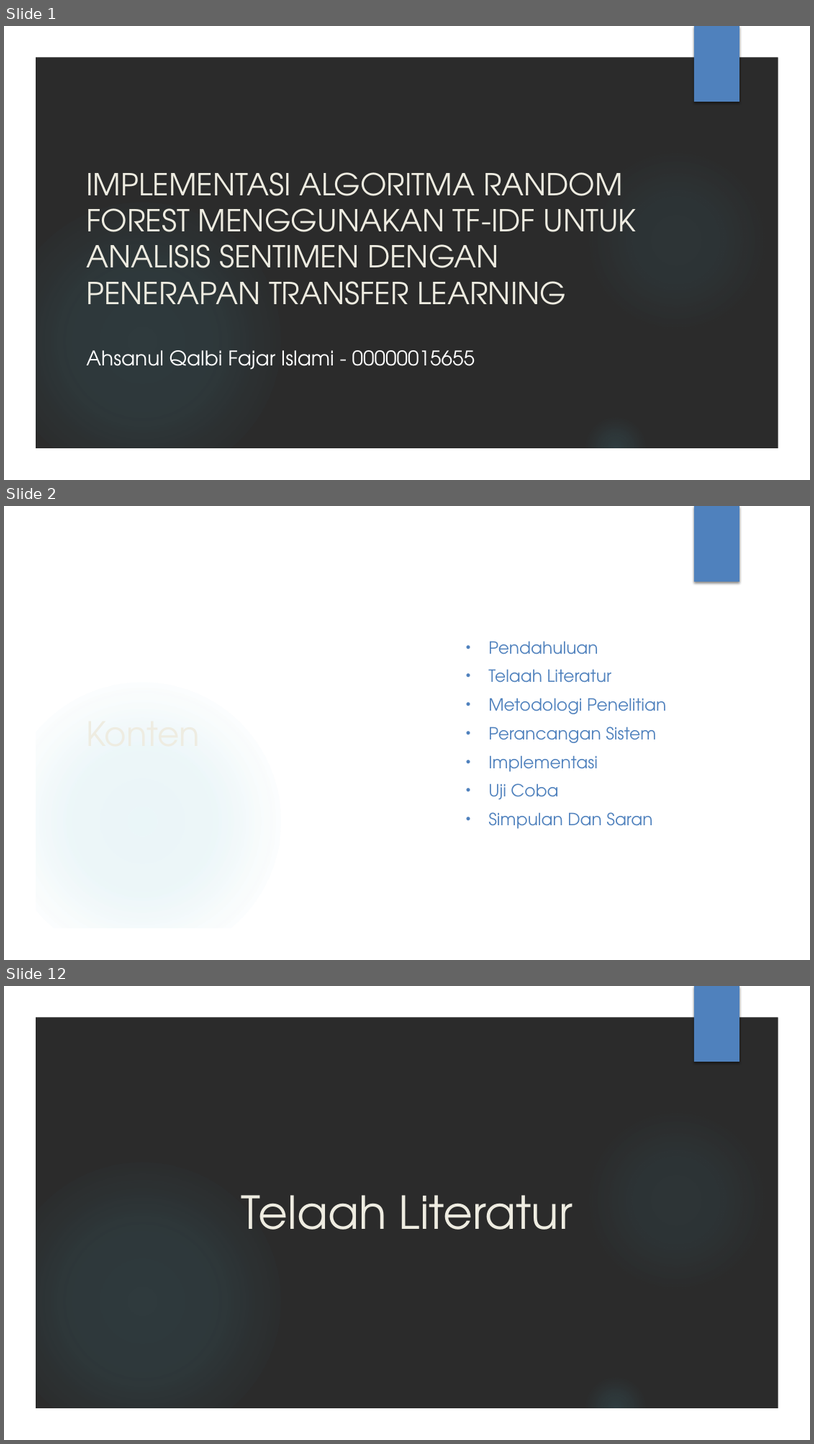
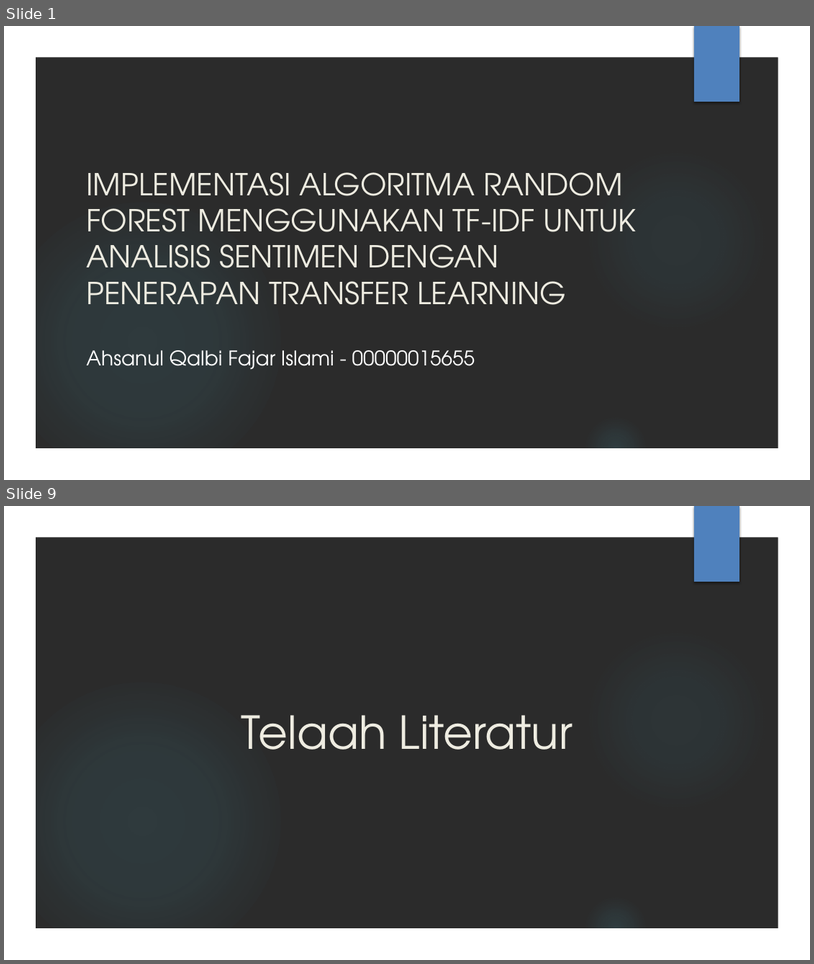
Before and after one commit to AhsanulQalbi/skripsiAnaconda, a slide deck: Laporan ppt/PPT SIDANG.pptx. Shown one above the other, each under a label of ours: slides 1, 2 and 12 before the commit, slides 1 and 9 after it; the slides between them are not shown. The pictures are 814x1444 and 814x964 pixels, drawn with LibreOffice and Linux fonts; fonts in the diff are those of the drawing; background and template pictures are left out; a plain dark background stands for a picture behind light text. Boxes give left, top, right and bottom in pixels: in the first picture for what was removed or moved away, otherwise in the second. Text is boxed around its words. In the diff, an @@ line names an element or a change of style, - is before the commit and + after.

```diff
--- a/Laporan ppt/PPT SIDANG.pptx
+++ b/Laporan ppt/PPT SIDANG.pptx
@@ slide 2 removed at <box>4,506,810,960</box>, background picture (left out); not listed: 4 template elements that a slide beside it also shows @@
@@ freeform shape removed at <box>401,531,448,752</box> @@
@@ freeform shape removed at <box>413,533,496,933</box> @@
@@ rectangle removed at <box>486,533,782,933</box> @@
@@ text removed at <box>489,641,666,829</box> @@
-• Pendahuluan
-• Telaah Literatur
-• Metodologi Penelitian
-• Perancangan Sistem
-• Implementasi
-• Uji Coba
-• Simpulan Dan Saran
@@ title removed at <box>80,657,368,808</box> @@
-Konten
@@ what was slide 12 is now slide 9 @@
```
Also in this commit, not shown: 9 slides changed, 19 slides added, 21 other slides removed, 1 other file.
